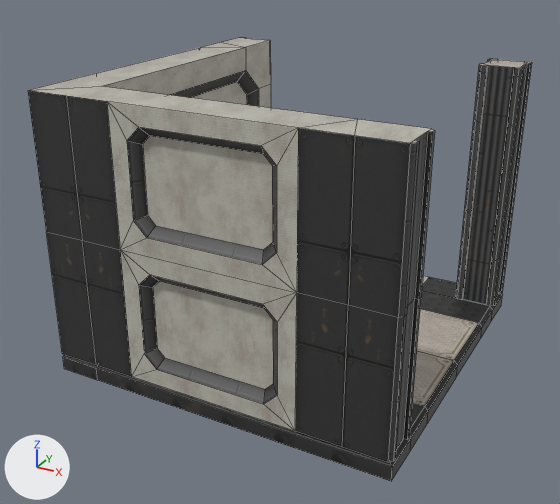
Before and after pictures for a commit that changed the FBX model MazeVR-Server/Assets/Models/Corridor_Corner_Rework.fbx.
Rendered twice from a 50 mm lens placed at (3.86, -7.5, 4.61), pointed at (-0.1, -0.3, 1.01). The lights are fixed; the arrows at lower left show +X, +Y and +Z. Mesh edges are drawn as thin lines. Where no turn or scale is listed for an object, it has been applied to the vertices.

Objects in the first picture: 'Corridor_Corridor_Rework'.
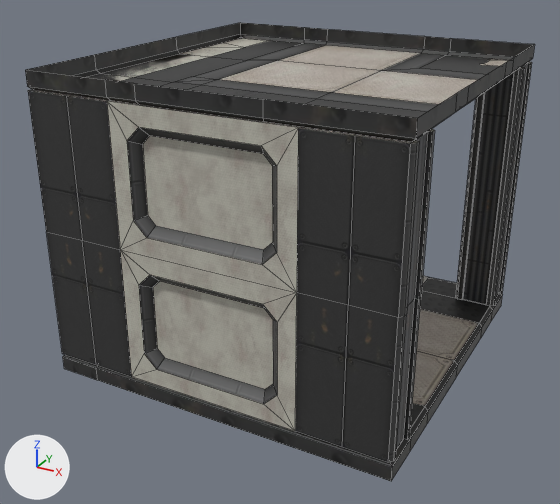
The change in detail:
me_plane_039 is used by ob_corridor_corridor_rework; location (0.0, 0.0, 0.0).
me_plane_039 had 304 vertices, 247 faces and spanned x -2.0..2.0, y -2.0..2.0, z -0.2..3.0.
me_plane_039 now has 363 vertices, 299 faces and spans x -2.0..2.0, y -2.0..2.0, z -0.2..3.2.
me_plane_039 part 1: a new loose piece of 61 vertices spanning x -2.0..2.0, y -2.0..2.0, z 3.0..3.2, in mat_texture_set_a (picture img_texture_set_a_jpg).

Changed parts and their boxes (x1, y1, x2, y2) in the pictures (560 x 504 px):
'Corridor_Corridor_Rework', reshaped: before (28, 38, 532, 481); after (25, 23, 535, 481)
part 1 of me_plane_039, added: after (25, 23, 535, 142)
